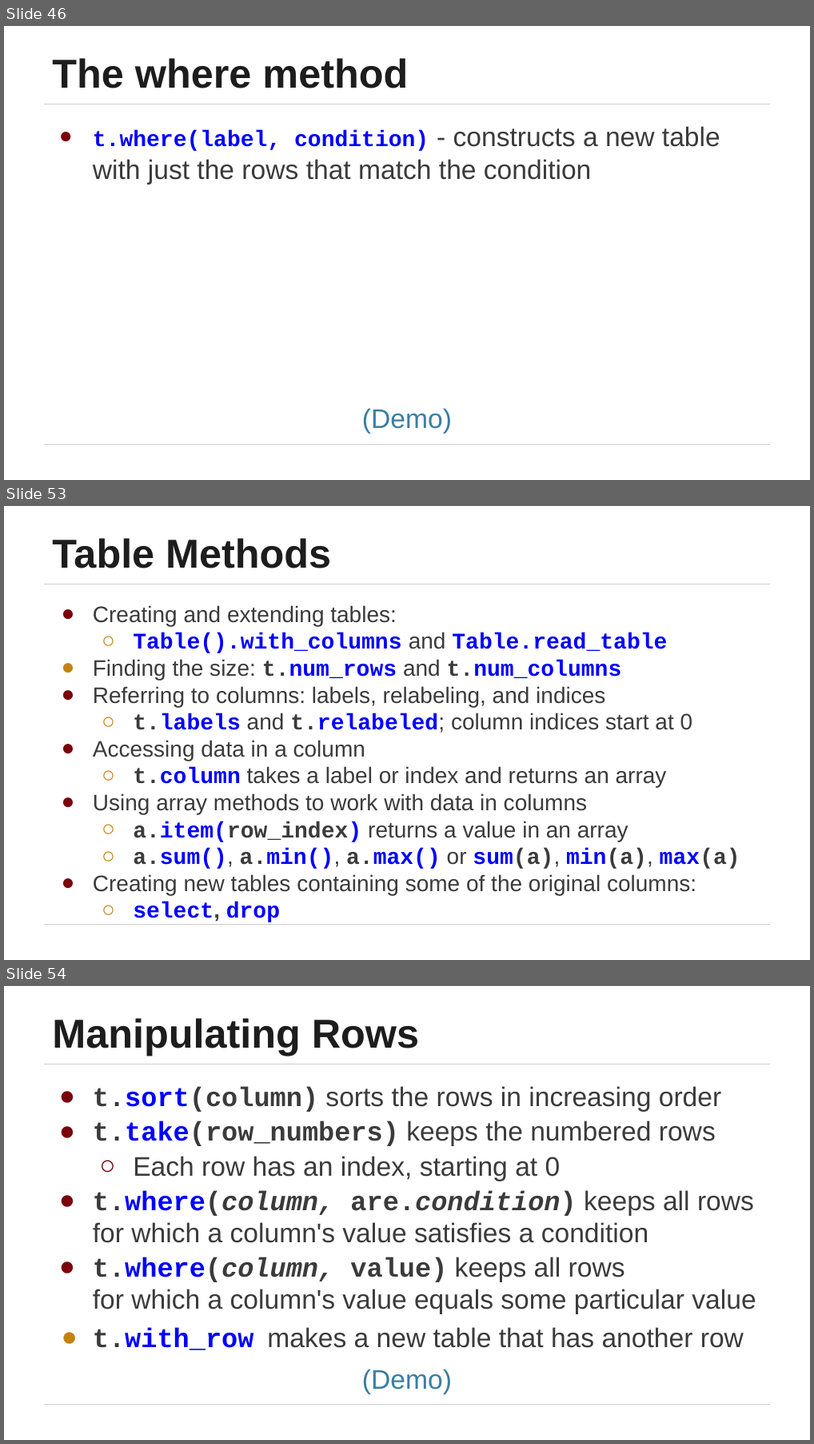
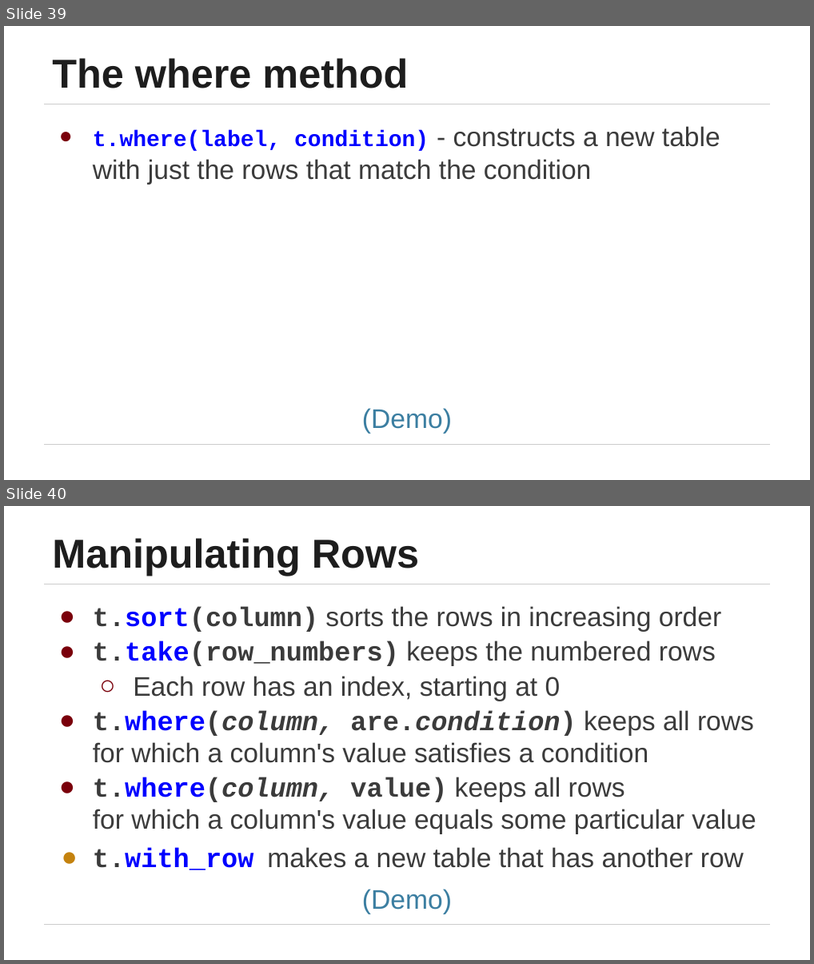
Before and after one commit to stat108ds/current-CS108, a slide deck: modules/module 2/module 2.pptx. Shown one above the other, each under a label of ours: slides 46, 53 and 54 before the commit, slides 39 and 40 after it; the slides between them are not shown. The pictures are 814x1444 and 814x964 pixels, drawn with LibreOffice and Linux fonts; fonts in the diff are those of the drawing. Boxes give left, top, right and bottom in pixels: in the first picture for what was removed or moved away, otherwise in the second. Text is boxed around its words. In the diff, an @@ line names an element or a change of style, - is before the commit and + after.

```diff
--- a/modules/module 2/module 2.pptx
+++ b/modules/module 2/module 2.pptx
@@ slide 53 removed at (4,506,810,960), background #FFFFFF; not listed: 2 template elements that a slide beside it also shows @@
@@ title removed at (52,538,331,568) @@
-Table Methods
@@ text removed at (93,605,741,924) @@
-● Creating and extending tables:
-  ○ Table().with_columns and Table.read_table
-● Finding the size: t.num_rows and t.num_columns
-● Referring to columns: labels, relabeling, and indices
-  ○ t.labels and t.relabeled; column indices start at 0
-● Accessing data in a column
-  ○ t.column takes a label or index and returns an array
-● Using array methods to work with data in columns
-  ○ a.item(row_index) returns a value in an array
-  ○ a.sum(), a.min(), a.max() or sum(a), min(a), max(a)
-● Creating new tables containing some of the original columns:
-  ○ select, drop
@@ what was slide 46 is now slide 39 @@
@@ what was slide 54 is now slide 40 @@
```
Also in this commit, not shown: 1 slide changed, 13 other slides removed, 23 other files.
